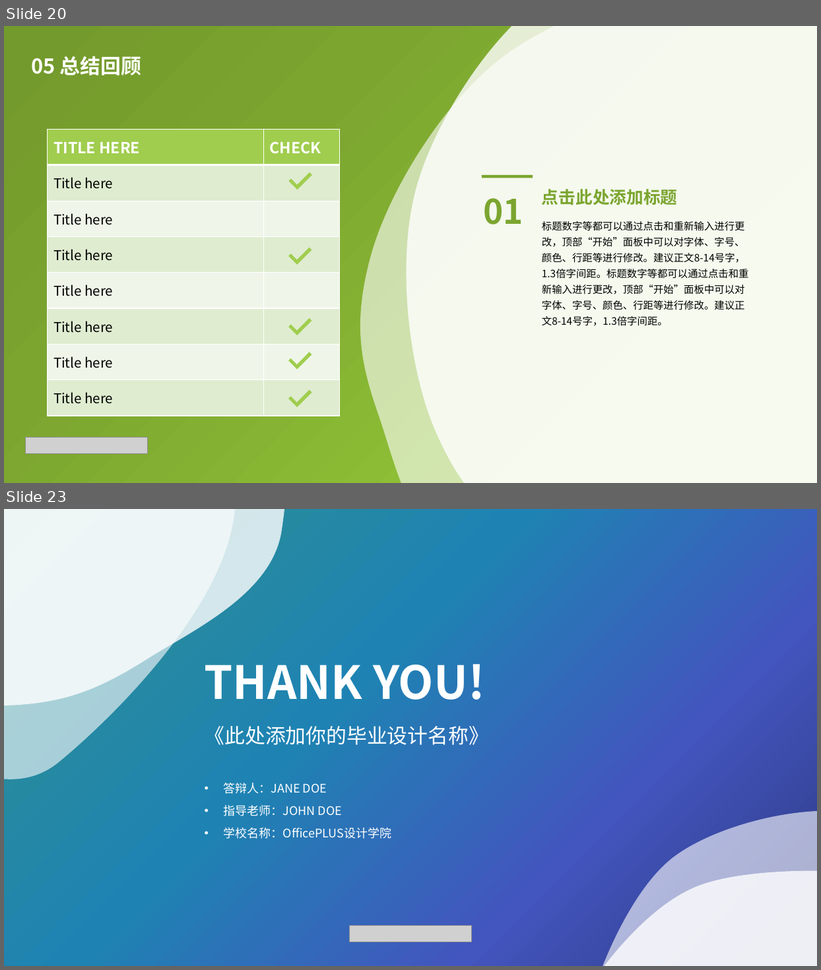
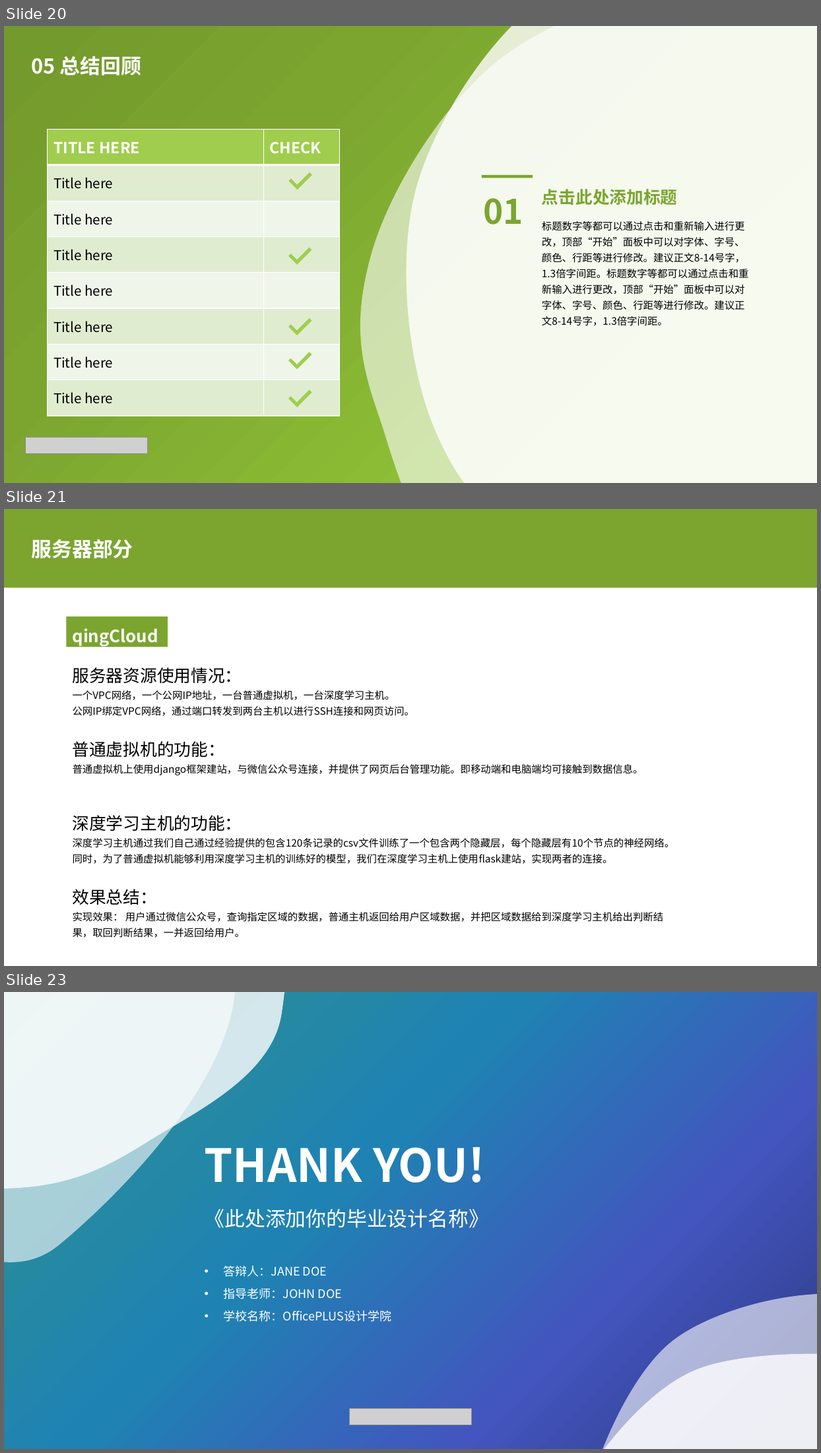
Before and after one commit to Gabriel-Lu/UniqueMicrosoft, a slide deck: UniqueHack.pptx. Shown one above the other, each under a label of ours: slides 20 and 23 before the commit, slides 20, 21 and 23 after it; the slides between them are not shown. The pictures are 821x970 and 821x1453 pixels, drawn with LibreOffice and Linux fonts; fonts in the diff are those of the drawing; grey boxes stand for pictures; background and template pictures are left out. Boxes give left, top, right and bottom in pixels: in the first picture for what was removed or moved away, otherwise in the second. Text is boxed around its words. In the diff, an @@ line names an element or a change of style, - is before the commit and + after.

Commit message:
服务器ppt

```diff
--- a/UniqueHack.pptx
+++ b/UniqueHack.pptx
@@ slide 21 added at [4,509,817,966], background #7BA52F @@
@@ text added at [32,539,133,559], 24 pt, text #FFFFFF, bold @@
+服务器部分
@@ rectangle added at [4,588,817,966], fill #FFFFFF @@
@@ rectangle added at [66,617,168,648], fill #7BA52F, 20 pt, text #FFFFFF, bold @@
+qingCloud
@@ text added at [73,667,675,938], 12 pt, text #000000 @@
+服务器资源使用情况：
+一个VPC网络，一个公网IP地址，一台普通虚拟机，一台深度学习主机。
+公网IP绑定VPC网络，通过端口转发到两台主机以进行SSH连接和网页访问。
+普通虚拟机的功能：
+普通虚拟机上使用django框架建站，与微信公众号连接，并提供了网页后台管理功能。即移动端和电脑端均可接触到数据信息。
+深度学习主机的功能：
+深度学习主机通过我们自己通过经验提供的包含120条记录的csv文件训练了一个包含两个隐藏层，每个隐藏层有10个节点的神经网络。
+同时，为了普通虚拟机能够利用深度学习主机的训练好的模型，我们在深度学习主机上使用flask建站，实现两者的连接。
+效果总结：
+实现效果： 用户通过微信公众号，查询指定区域的数据，普通主机返回给用户区域数据，并把区域数据给到深度学习主机给出判断结果，取回判断结果，一并返回给用户。
```
Also in this commit, not shown: 1 slide changed, 1 slide removed.
